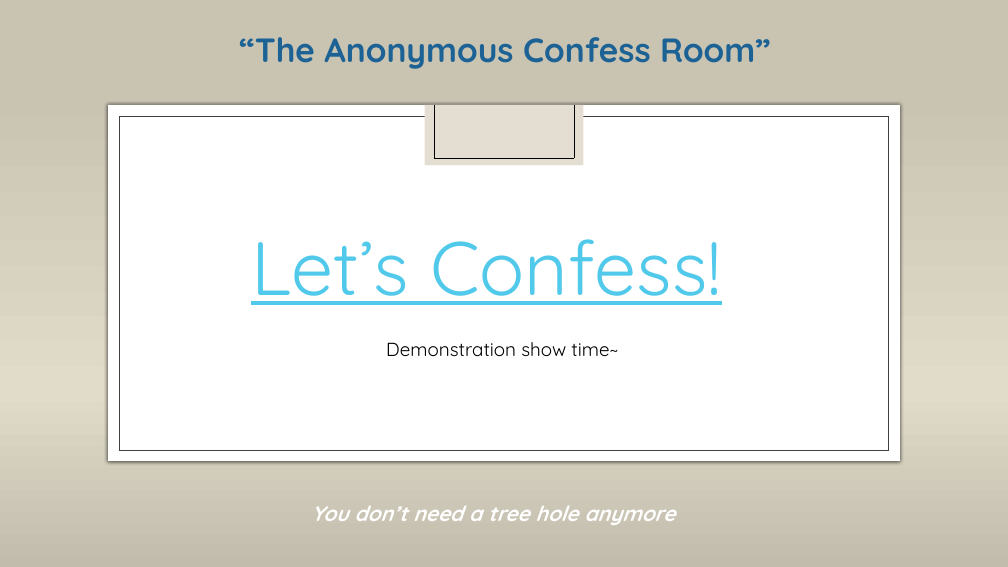
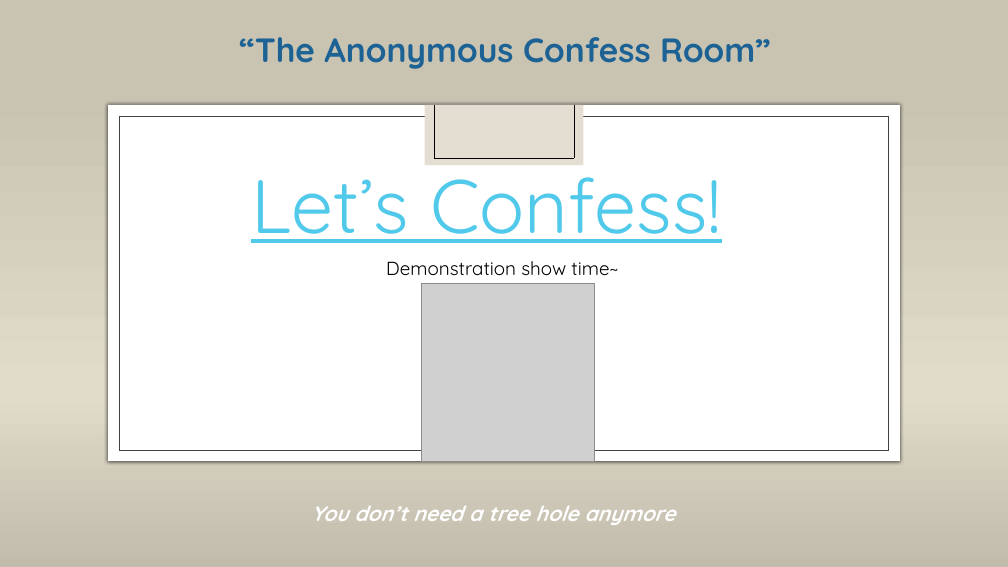
Before and after one commit to leahoho/moral-judges, a slide deck: slide 4 of MJ ppt 2018-7-24.pptx. Drawn at 1008x567 pixels with LibreOffice and Linux fonts; fonts in the diff are those of the drawing; grey boxes stand for pictures; background and template pictures are left out. Boxes give left, top, right and bottom in pixels: in the first picture for what was removed or moved away, otherwise in the second. Text is boxed around its words. In the diff, an @@ line names an element or a change of style, - is before the commit and + after.

Commit message:
added QR code

```diff
--- a/MJ ppt 2018-7-24.pptx
+++ b/MJ ppt 2018-7-24.pptx
@@ text "Let’s Confess!" rewrapped from box(251, 239, 722, 305) to box(251, 155, 722, 243) @@
@@ text "Demonstration show time~": place and size @@
-text "Demonstration show time~" at box(386, 342, 618, 356)
+text "Demonstration show time~" at box(386, 261, 618, 275)
@@ picture added at box(422, 284, 594, 461) @@
```
